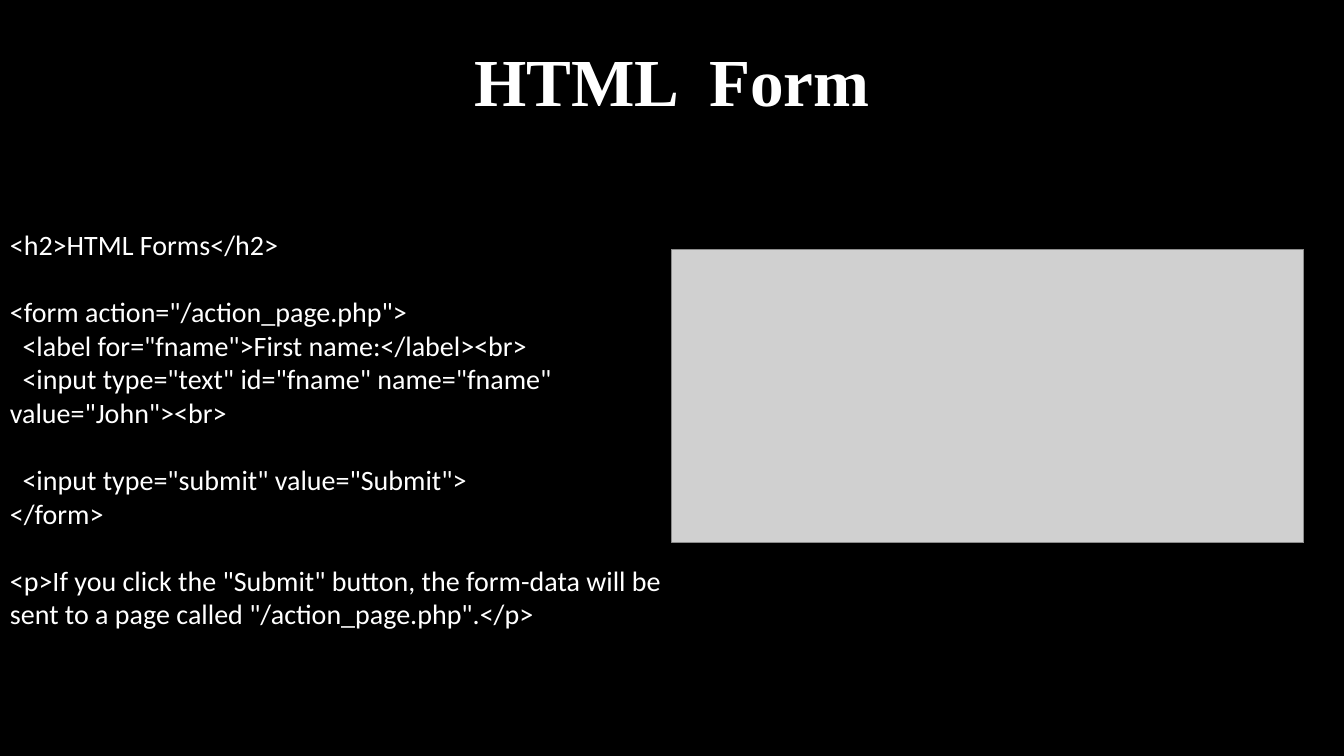
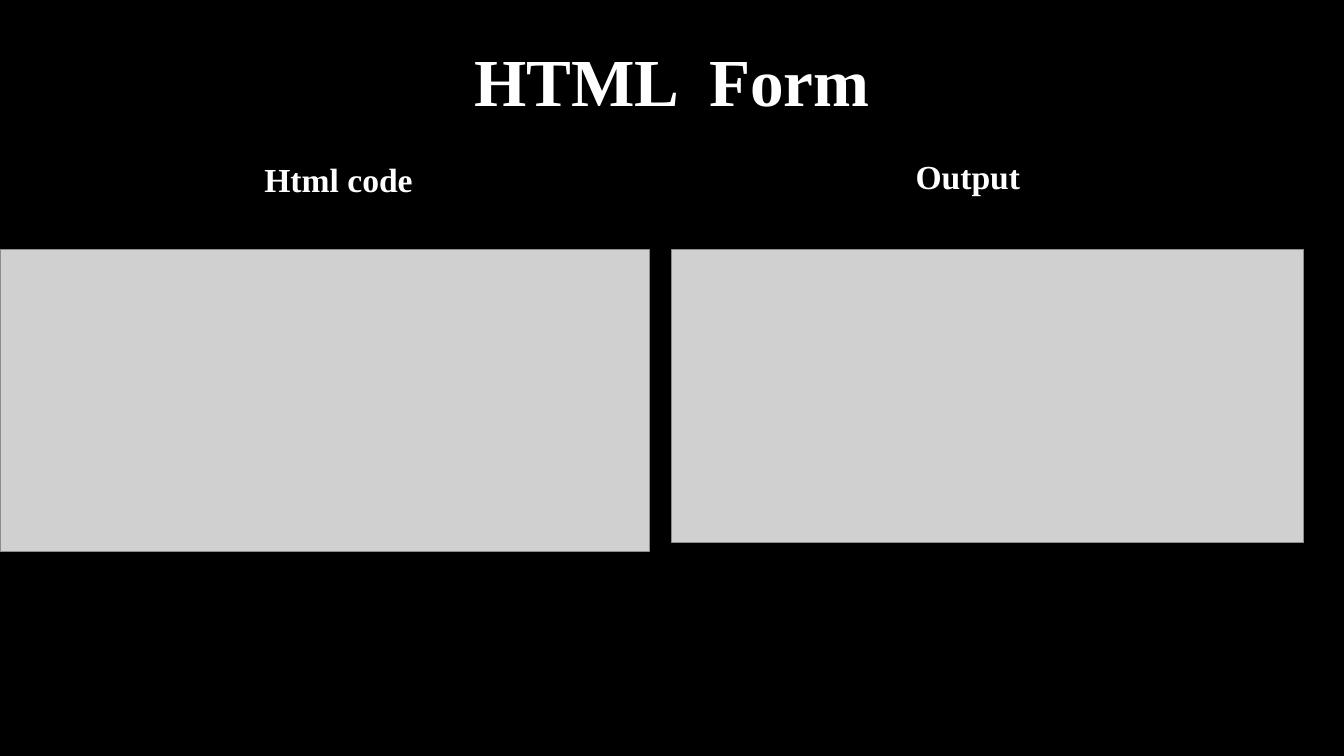
Before and after one commit to haiderIbrahem/ASPU_WEB, a slide deck: slide 43 of web.pptx (slide 44 before the commit). Drawn at 1344x756 pixels with LibreOffice and Linux fonts; fonts in the diff are those of the drawing; grey boxes stand for pictures. Boxes give left, top, right and bottom in pixels: in the first picture for what was removed or moved away, otherwise in the second. Text is boxed around its words. In the diff, an @@ line names an element or a change of style, - is before the commit and + after.

```diff
--- a/web.pptx
+++ b/web.pptx
@@ text added at (264,168,412,193), 24 pt, text #FFFFFF, bold @@
+Html code
@@ text added at (916,166,1021,195), 24 pt, text #FFFFFF, bold @@
+Output
@@ text removed at (10,235,661,629) @@
-<h2>HTML Forms</h2>
-<form action="/action_page.php">
-<label for="fname">First name:</label><br>
-<input type="text" id="fname" name="fname" value="John"><br>
-<input type="submit" value="Submit">
-</form>
-<p>If you click the "Submit" button, the form-data will be sent to a page called "/action_page.php".</p>
@@ picture added at (0,249,649,551) @@
```
Also in this commit, not shown: 24 other slides changed, 3 slides added, 3 slides removed.
